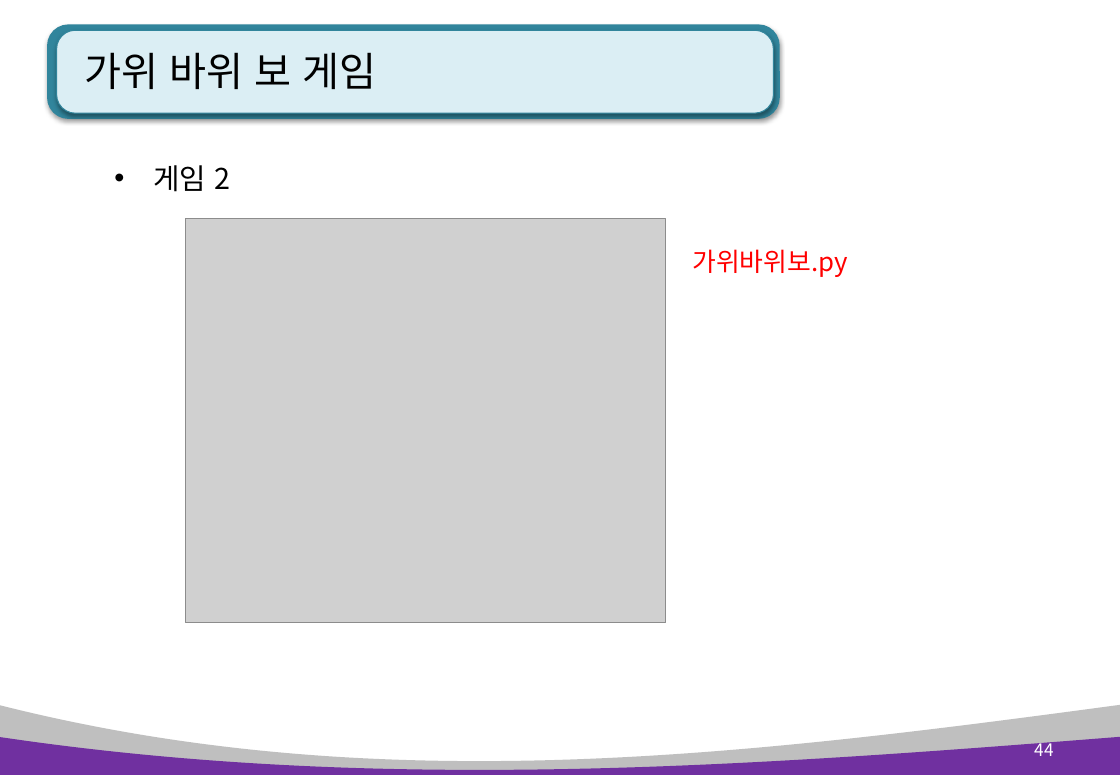
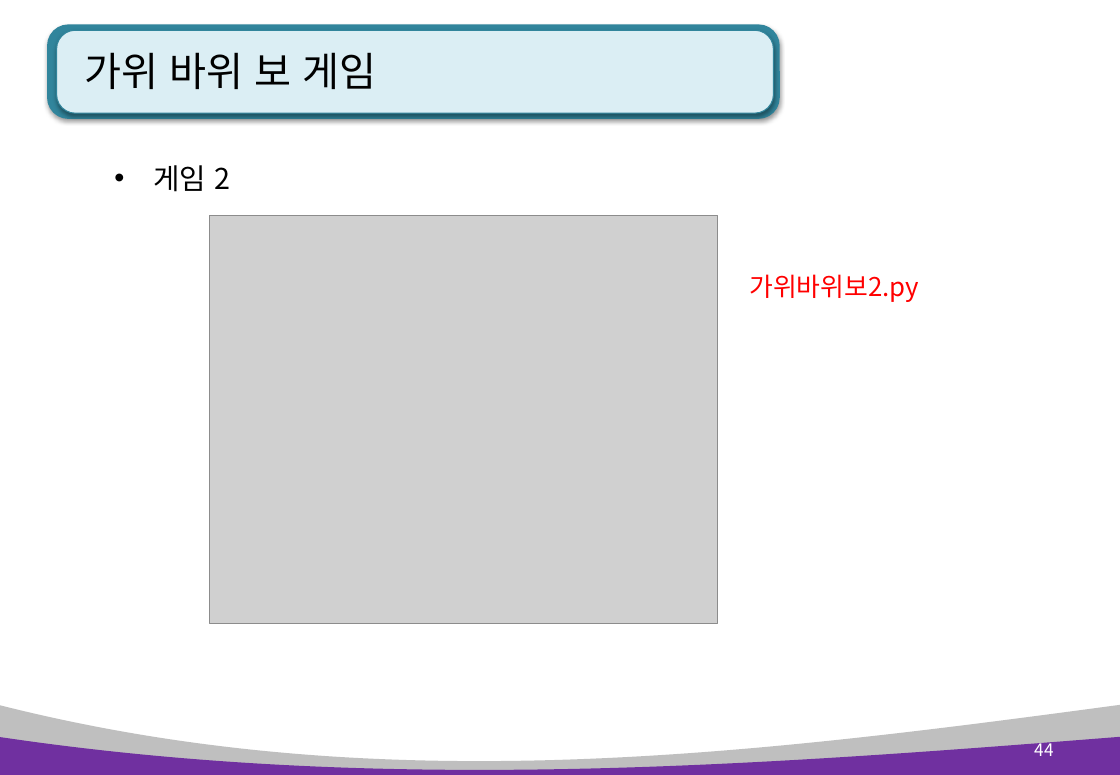
Before and after one commit to kiyongee2/green_project_web, a slide deck: slide 44 of python_ppt/Python 6장. 모듈 .pptx. Drawn at 1120x775 pixels with LibreOffice and Linux fonts; fonts in the diff are those of the drawing; grey boxes stand for pictures. Boxes give left, top, right and bottom in pixels: in the first picture for what was removed or moved away, otherwise in the second. Text is boxed around its words. In the diff, an @@ line names an element or a change of style, - is before the commit and + after.

```diff
--- a/python_ppt/Python 6장. 모듈 .pptx
+++ b/python_ppt/Python 6장. 모듈 .pptx
@@ picture: place and size @@
-picture at (185,219,666,624)
+picture at (210,215,718,624)
@@ text at (749,274,919,302): text changed @@
-가위바위보.py
+가위바위보2.py
```
Also in this commit, not shown: 3 other slides changed, 8 slides added, 2 other files.
